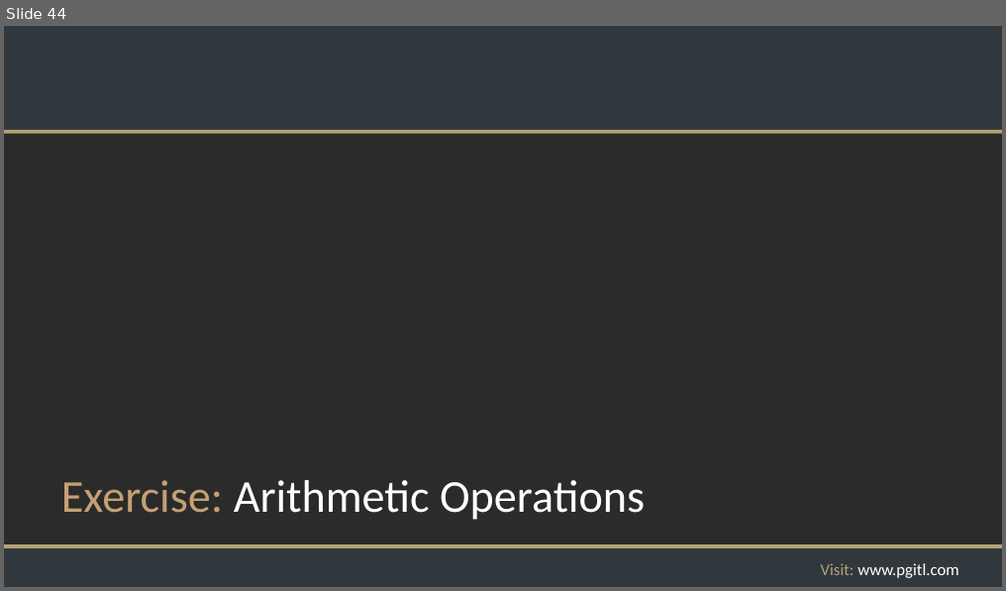
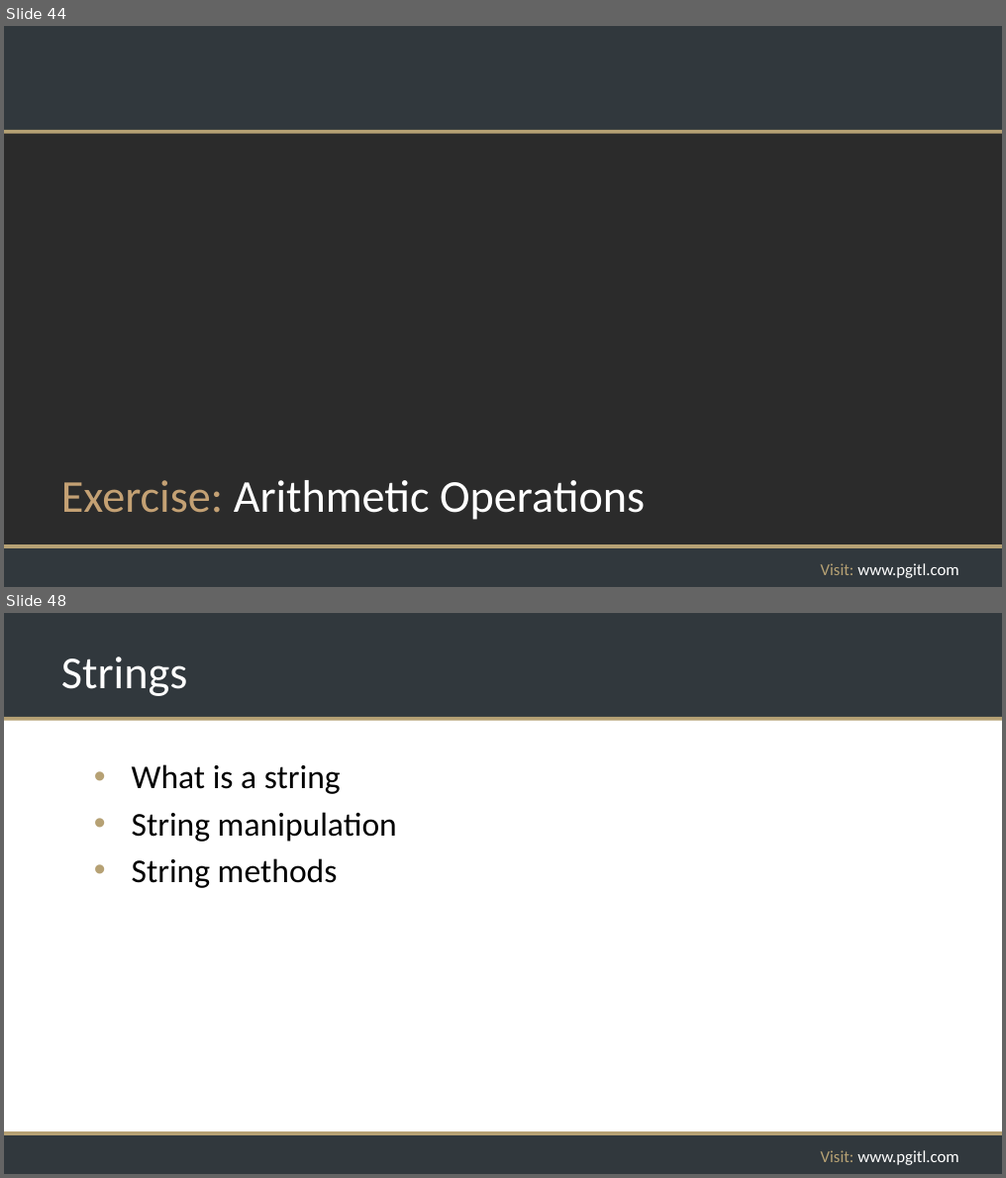
Before and after one commit to rikkouri/project-a, a slide deck: Programming Foundations.pptx. Shown one above the other, each under a label of ours: slide 44 before the commit, slides 44 and 48 after it; the slides between them are not shown. The pictures are 1006x591 and 1006x1178 pixels, drawn with LibreOffice and Linux fonts; fonts in the diff are those of the drawing; background and template pictures are left out; a plain dark background stands for a picture behind light text. Boxes give left, top, right and bottom in pixels: in the first picture for what was removed or moved away, otherwise in the second. Text is boxed around its words. In the diff, an @@ line names an element or a change of style, - is before the commit and + after.

```diff
--- a/Programming Foundations.pptx
+++ b/Programming Foundations.pptx
@@ slide 48 added at <box>4,613,1002,1174</box>, background #FFFFFF; not listed: 5 template elements that a slide beside it also shows @@
@@ title added at <box>61,657,187,696</box>, 44 pt, text #FFFFFF @@
+Strings
@@ text added at <box>132,764,397,888</box>, 32 pt, text #000000 @@
+• What is a string
+• String manipulation
+• String methods
```
Also in this commit, not shown: 4 other slides added, 1 other file.
